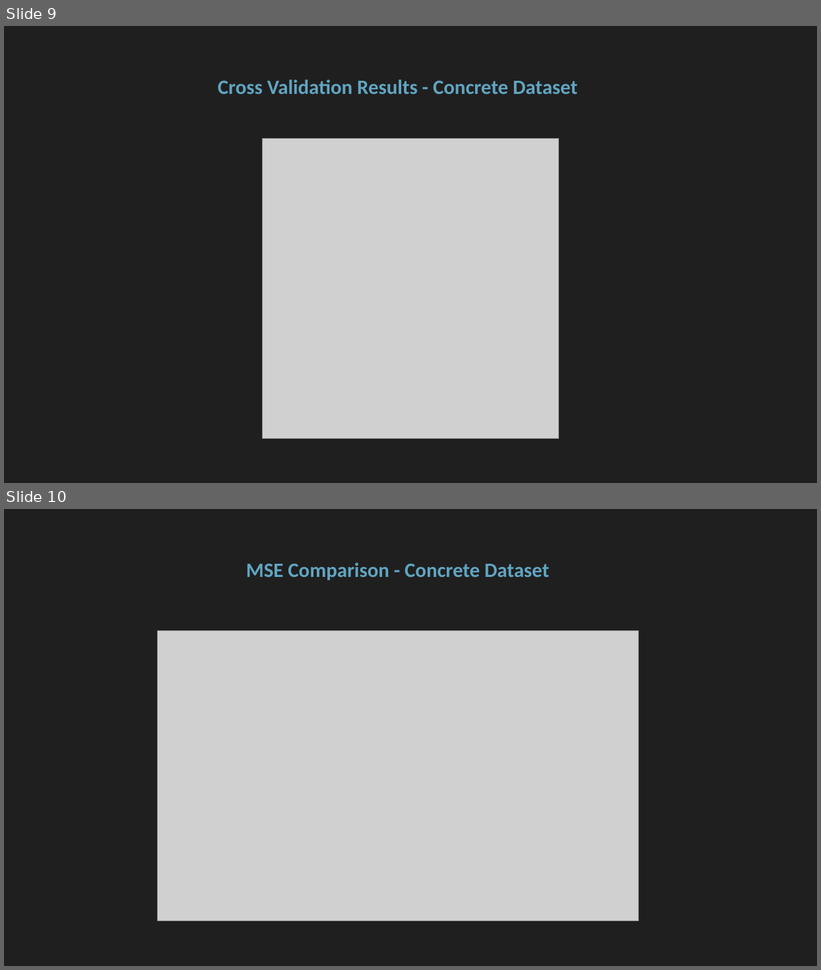
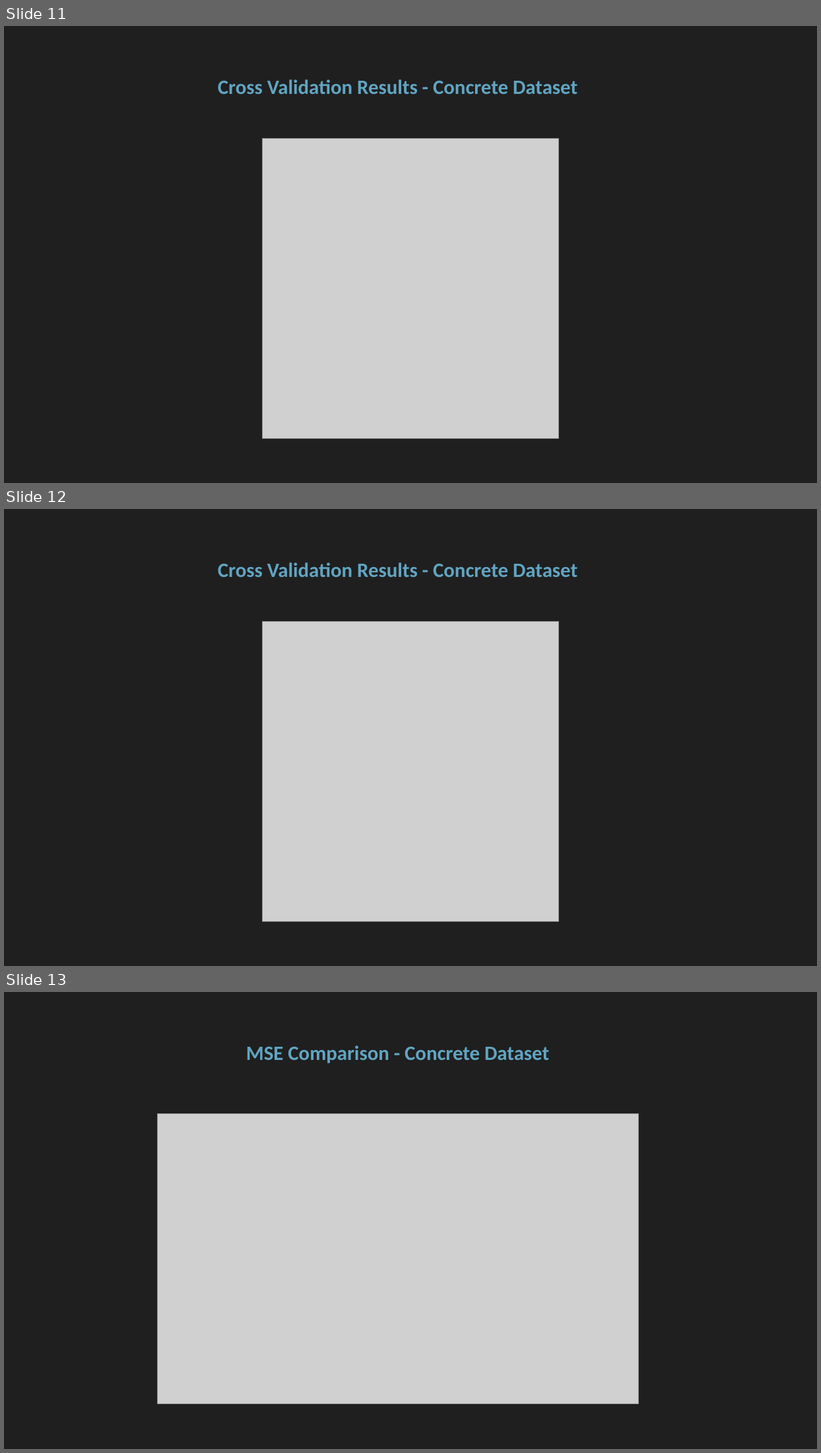
Before and after one commit to floengl/Machine-Learning, a slide deck: Exercise_2/Exercie2_slides.pptx. Shown one above the other, each under a label of ours: slides 9 and 10 before the commit, slides 11, 12 and 13 after it. The pictures are 821x970 and 821x1453 pixels, drawn with LibreOffice and Linux fonts; fonts in the diff are those of the drawing; grey boxes stand for pictures. Boxes give left, top, right and bottom in pixels: in the first picture for what was removed or moved away, otherwise in the second. Text is boxed around its words. In the diff, an @@ line names an element or a change of style, - is before the commit and + after.

```diff
--- a/Exercise_2/Exercie2_slides.pptx
+++ b/Exercise_2/Exercie2_slides.pptx
@@ slide 12 added at [4,509,817,966], background #1F1F1F @@
@@ title added at [218,562,578,577], 24 pt, text #61A5C2, bold @@
+Cross Validation Results - Concrete Dataset
@@ picture added at [263,622,559,922] @@
@@ what was slide 9 is now slide 11 @@
@@ what was slide 10 is now slide 13 @@
```
Also in this commit, not shown: 2 slides changed, 3 other slides added.
